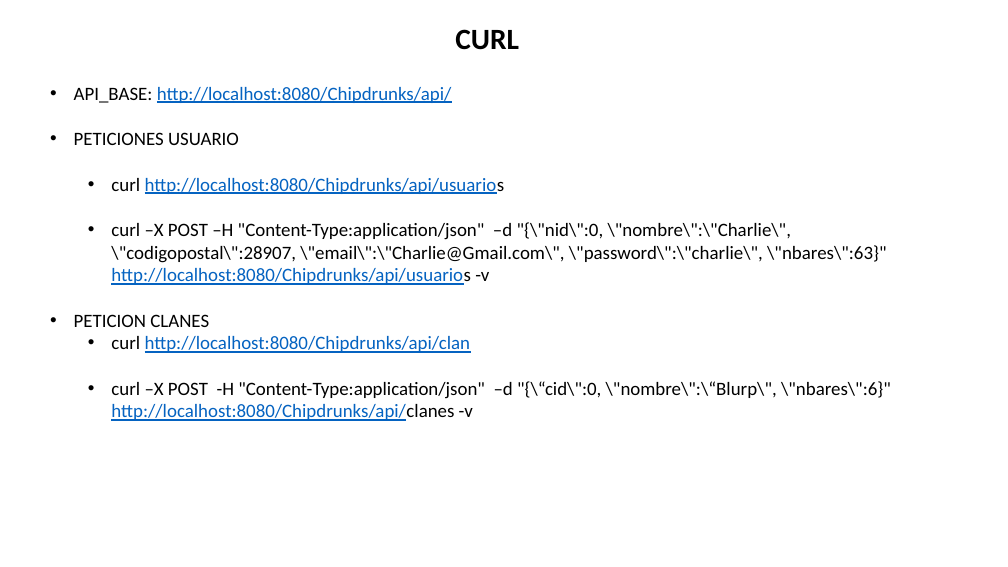
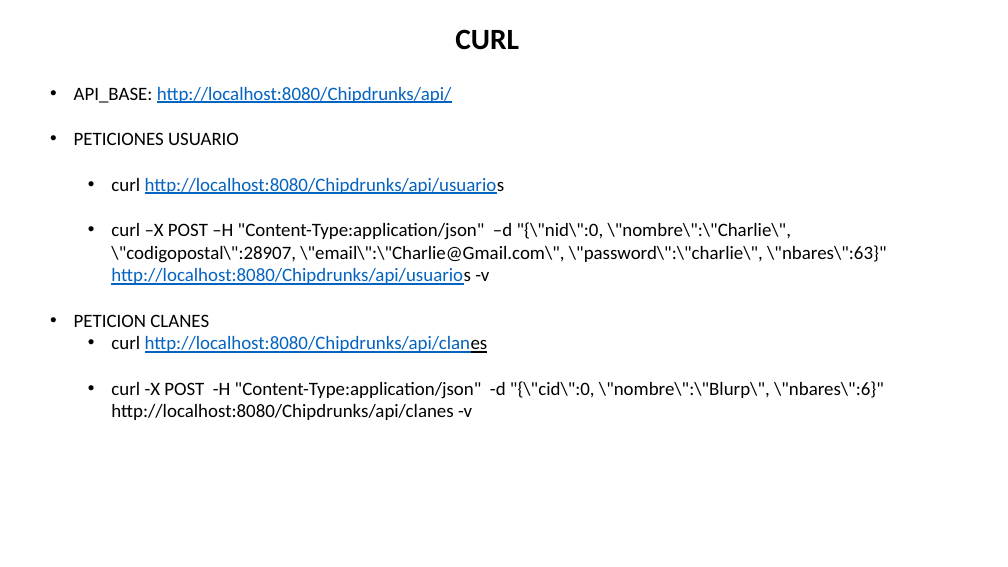
Before and after one commit to borjasegui/ChipdrunksAPI, a slide deck: slide 1 of Documentacion/CURL.pptx. Drawn at 1008x567 pixels with LibreOffice and Linux fonts; fonts in the diff are those of the drawing. Boxes give left, top, right and bottom in pixels: in the first picture for what was removed or moved away, otherwise in the second. Text is boxed around its words. In the diff, an @@ line names an element or a change of style, - is before the commit and + after.

```diff
--- a/Documentacion/CURL.pptx
+++ b/Documentacion/CURL.pptx
@@ text at (x1=111, y1=336, x2=884, y2=420): text changed @@
-  • curl http://localhost:8080/Chipdrunks/api/clan
-  • curl –X POST -H "Content-Type:application/json" –d "{\“cid\":0, \"nombre\":\“Blurp\", \"nbares\":6}" http://localhost:8080/Chipdrunks/api/clanes -v
+  • curl http://localhost:8080/Chipdrunks/api/clanes
+  • curl -X POST -H "Content-Type:application/json" -d "{\"cid\":0, \"nombre\":\"Blurp\", \"nbares\":6}" http://localhost:8080/Chipdrunks/api/clanes -v
```
Also in this commit, not shown: 53 other files.
